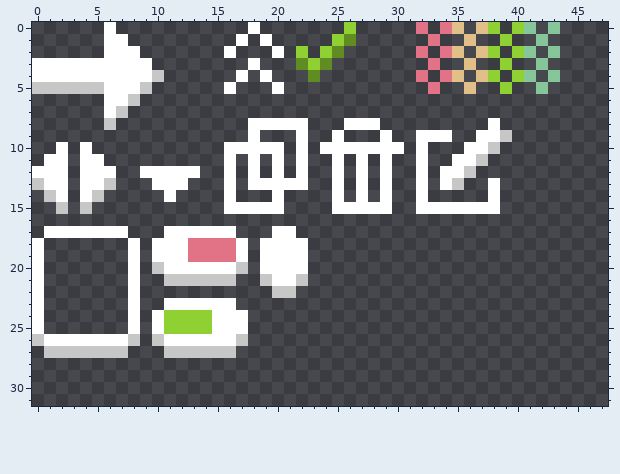
Edited in one commit: pixel-art sprite (assets/textures/interface.png). Above: the version before the commit.
The file is 48x32 pixels.
And afterwards:
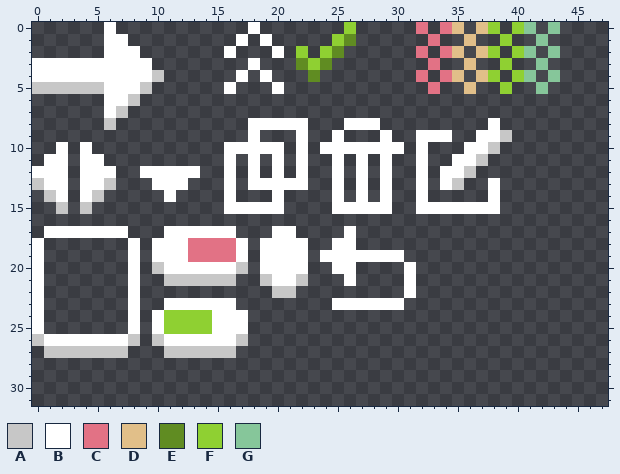
Palette (. is transparent): A #c7c7c7  B #ffffff  C #e27285  D #e1bf89  E #608c22  F #8fd032  G #86c69a
Edits made:
Changed rows in their new state; - is an unchanged pixel.
first column x 24:
17 --B-----
18 -BB-----
19 BBBBBBB-
20 -BB----B
21 --B----B
22 -------B
23 -BBBBBB-
